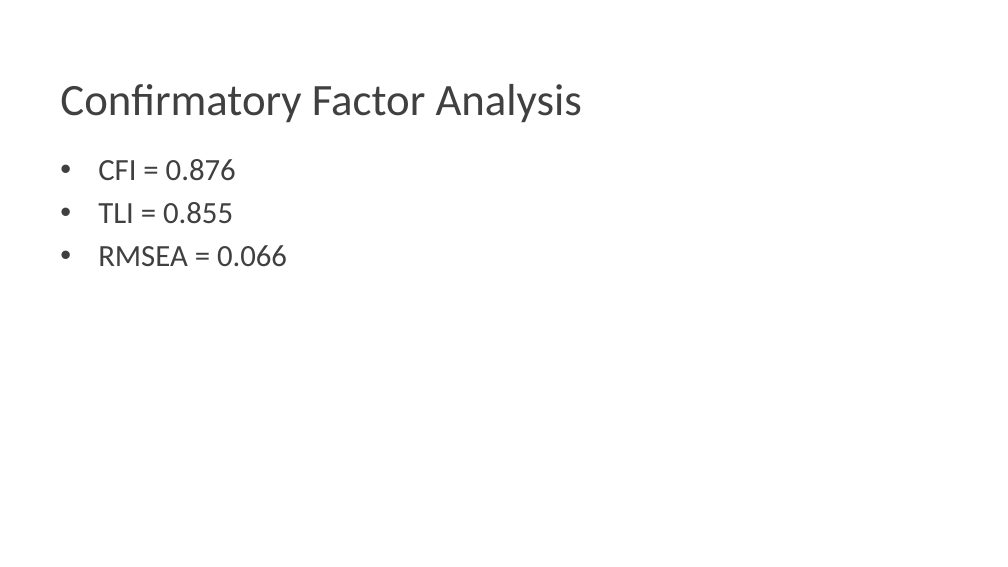
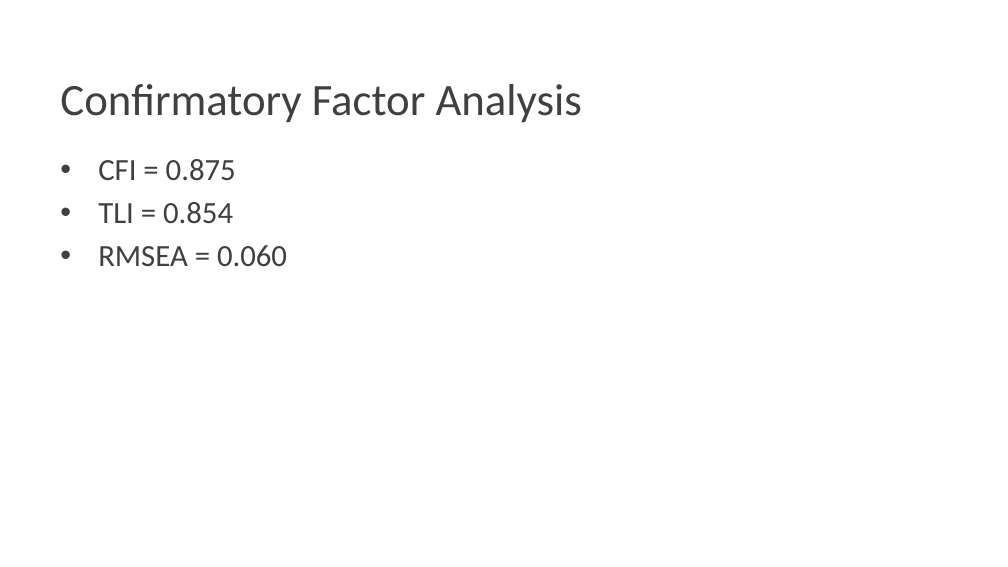
Before and after one commit to Pontigre/PER_analysis, a slide deck: slide 10 of Analysis_explanation.pptx. Drawn at 1008x567 pixels with LibreOffice and Linux fonts; fonts in the diff are those of the drawing; background and template pictures are left out. Boxes give left, top, right and bottom in pixels: in the first picture for what was removed or moved away, otherwise in the second. Text is boxed around its words. In the diff, an @@ line names an element or a change of style, - is before the commit and + after.

Commit message:
Fixes factor ratings and distribution plots

```diff
--- a/Analysis_explanation.pptx
+++ b/Analysis_explanation.pptx
@@ text at (98,159,287,267): text changed @@
-• CFI = 0.876
-• TLI = 0.855
-• RMSEA = 0.066
+• CFI = 0.875
+• TLI = 0.854
+• RMSEA = 0.060
```
Also in this commit, not shown: 7 other slides changed, 1 slide added, 58 other files.
